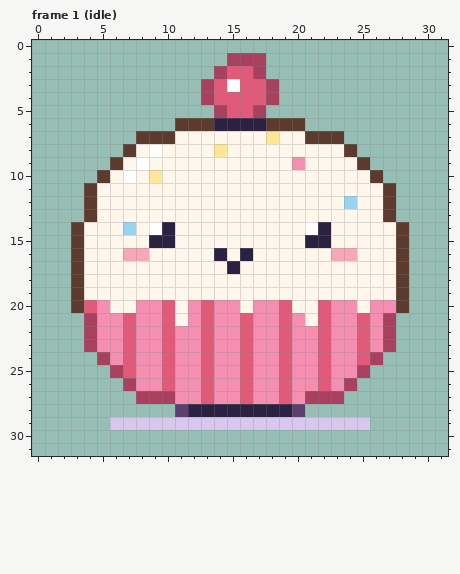
Edited in one commit: pixel-art file (art/characters/bakery/cuppie.aseprite). That is the earlier state.
32x32 pixels, 28 frames. Shown: frame 1 (idle). The commit also changed other frames, which this record leaves out.
And afterwards:
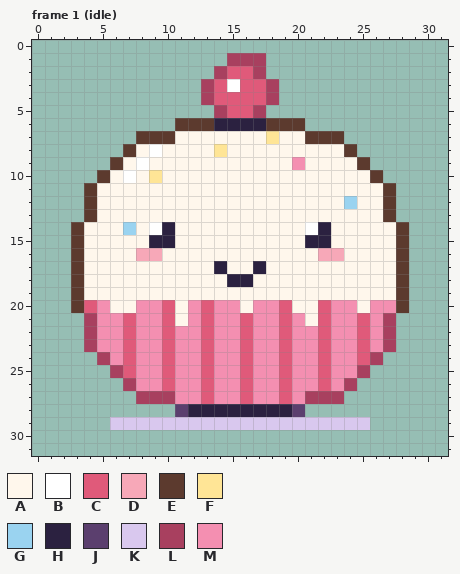
Palette (. is transparent): A #fff7ec  B #ffffff  C #e05a7a  D #f7a8b8  E #5c3a2e  F #ffe596  G #9ad3f0  H #2b2140  J #5b3f6e  K #d9c8ee  L #a8405f  M #f48fb1
Changes in this commit:
layer "face" added
--- frame 1 (idle), layers "face", "pet"
@@ x 5..26 @@
 15 AAAAHHAAAAAAAAAAHHAAAA
-16 AADDAAAAAHAHAAAAAADDAA
-17 AAAAAAAAAAHAAAAAAAAAAA
-18 AAAAAAAAAAAAAAAAAAAAAA
+16 AAADDAAAAAAAAAAAADDAAA
+17 AAAAAAAAAHAAHAAAAAAAAA
+18 AAAAAAAAAAHHAAAAAAAAAA
 19 AAAAAAAAAAAAAAAAAAAAAA
